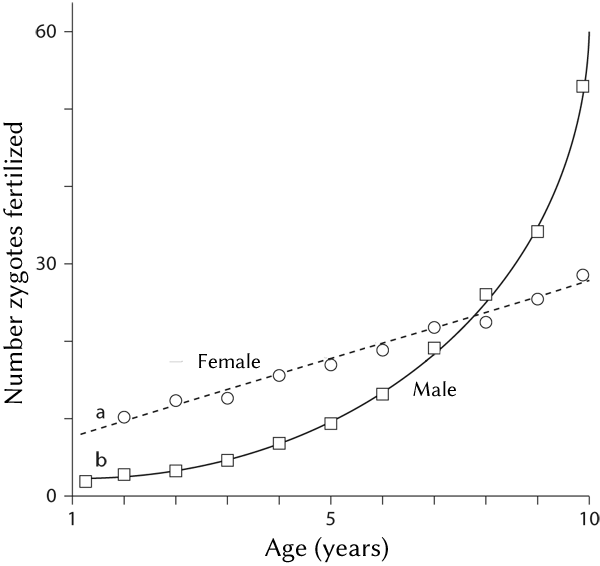
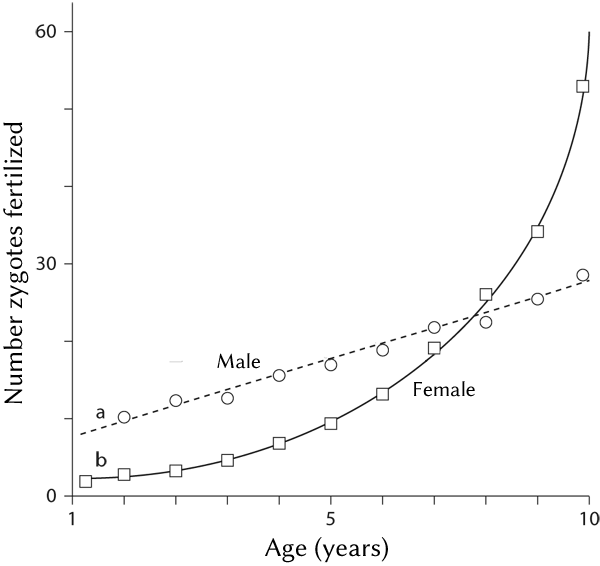
Layered file, before and after one edit (600px x 566px). Changes by layer:
added group "protandry" with 2 layers above "protogyny" over bbox(217, 353, 475, 397)
added layer "Female" (1st of 2, in "protandry") in group "protandry" over bbox(414, 381, 475, 397)
added layer "Male" (1st of 2, in "protandry") in group "protandry" over bbox(217, 353, 246, 369)
moved "Male" (2nd of 2, in "protogyny") into group "protogyny" over bbox(413, 381, 456, 397)
moved "Female" (2nd of 2, in "protogyny") into group "protogyny" over bbox(199, 353, 246, 369)
painted on "Layer 1" over bbox(199, 353, 436, 397)
